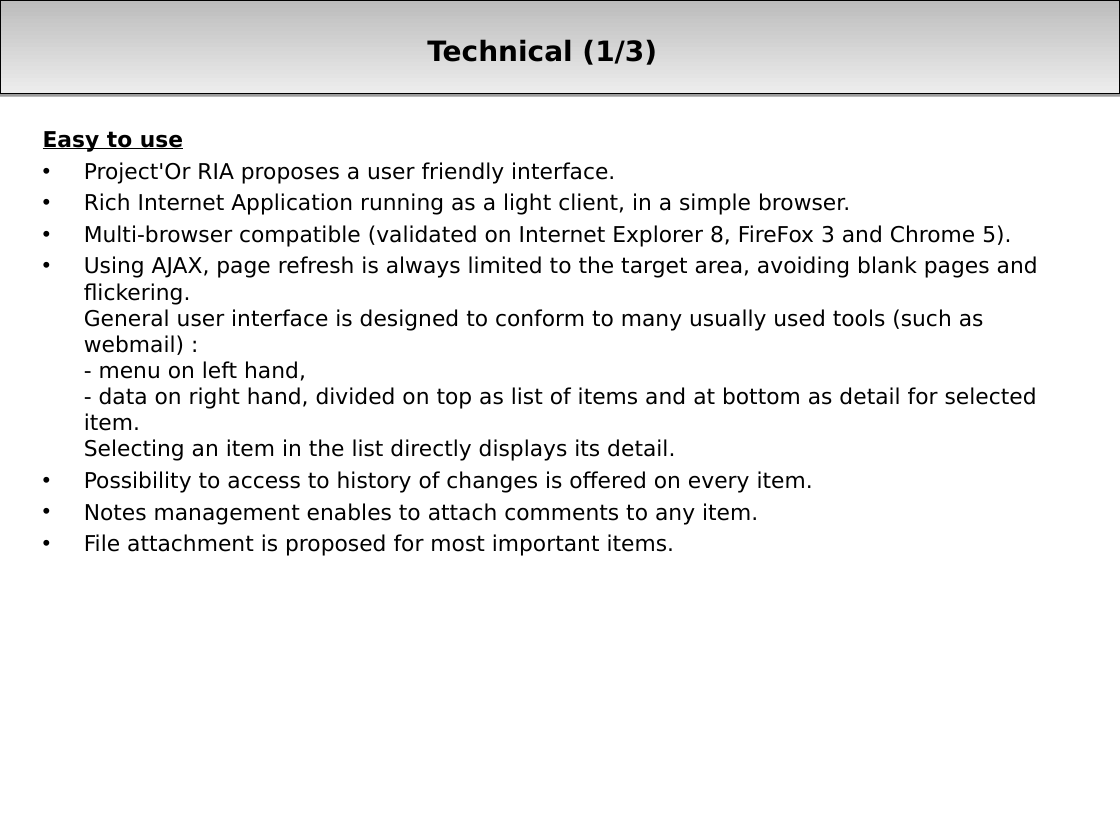
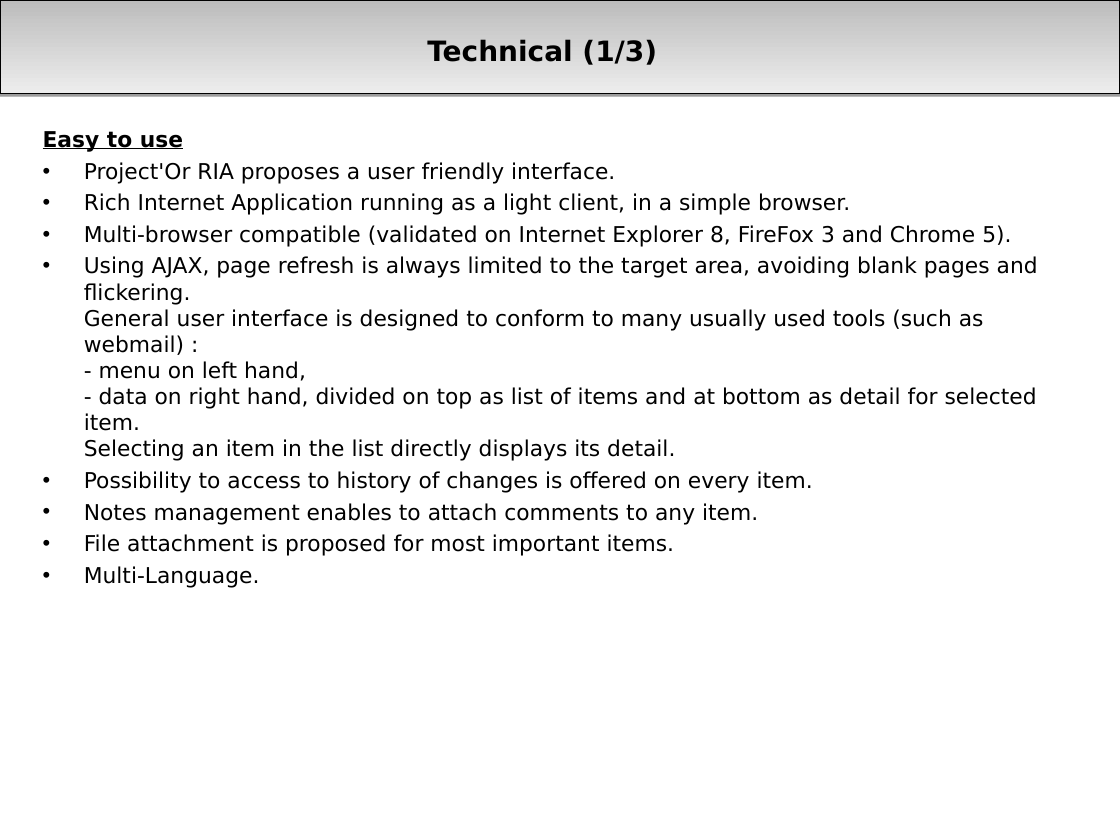
Before and after one commit to Blackclaws/projeqtor, a slide deck: slide 5 of projector/manual/Project'Or RIA.ppt. Drawn at 1120x840 pixels with LibreOffice and Linux fonts; fonts in the diff are those of the drawing; background and template pictures are left out. Boxes give left, top, right and bottom in pixels: in the first picture for what was removed or moved away, otherwise in the second. Text is boxed around its words. In the diff, an @@ line names an element or a change of style, - is before the commit and + after.

```diff
--- a/projector/manual/Project'Or RIA.ppt
+++ b/projector/manual/Project'Or RIA.ppt
@@ text at bbox=[84, 566, 260, 588]: paragraph added @@
+• Multi-Language.
```
Also in this commit, not shown: 3 other slides changed, 33 other files.
